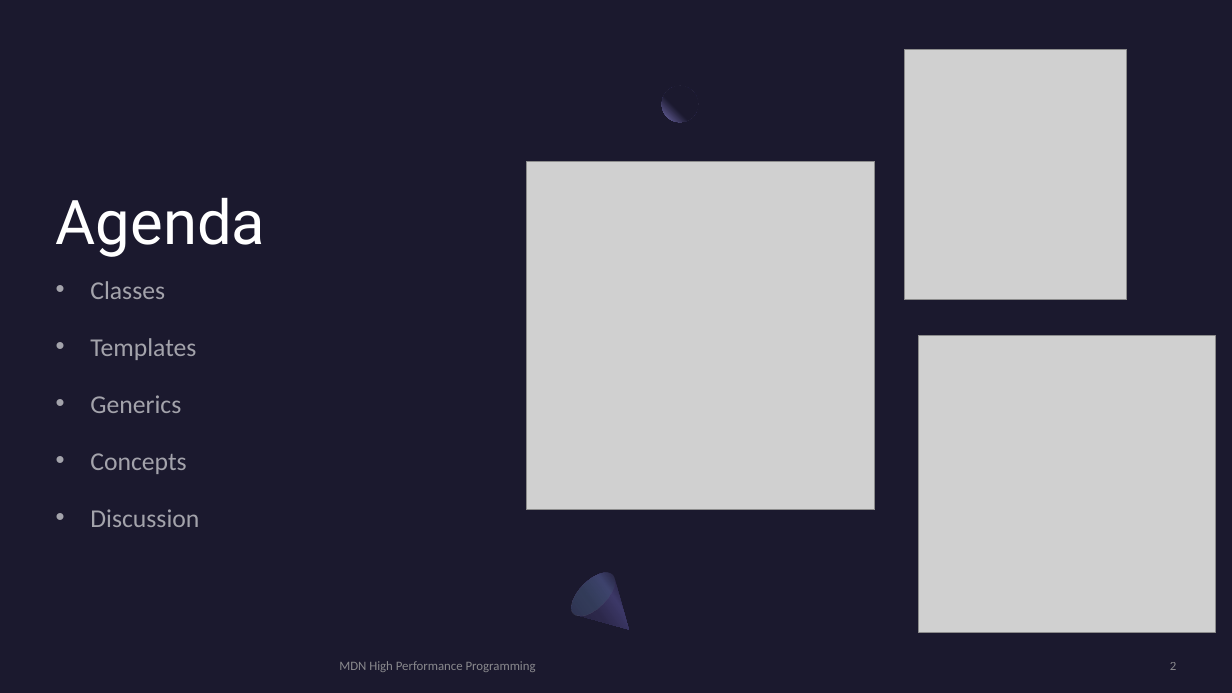
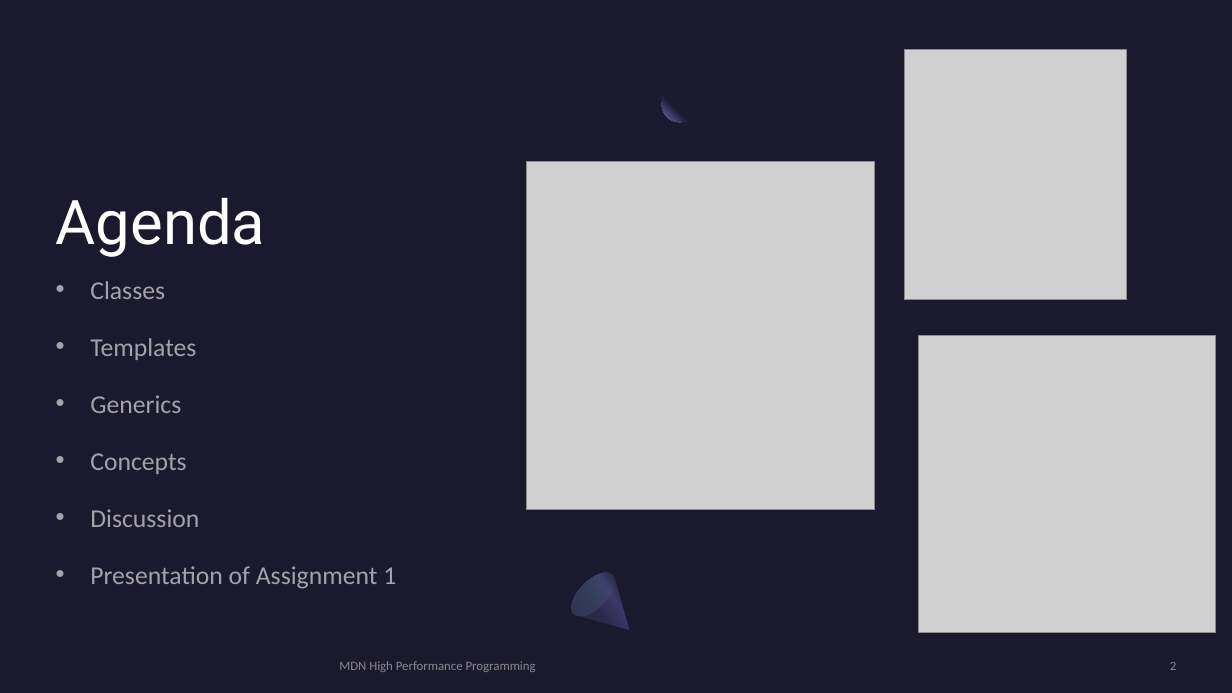
Before and after one commit to MonashDeepNeuron/HPP, a slide deck: slide 2 of content/part5/slides/hpp_part5.pptx. Drawn at 1232x693 pixels with LibreOffice and Linux fonts; fonts in the diff are those of the drawing; grey boxes stand for pictures. Boxes give left, top, right and bottom in pixels: in the first picture for what was removed or moved away, otherwise in the second. Text is boxed around its words. In the diff, an @@ line names an element or a change of style, - is before the commit and + after.

```diff
--- a/content/part5/slides/hpp_part5.pptx
+++ b/content/part5/slides/hpp_part5.pptx
@@ text at [90, 566, 396, 589]: paragraph added @@
+• Presentation of Assignment 1
```
Also in this commit, not shown: 2 other slides changed, 8 slides added, 2 slides removed, 23 other files.
